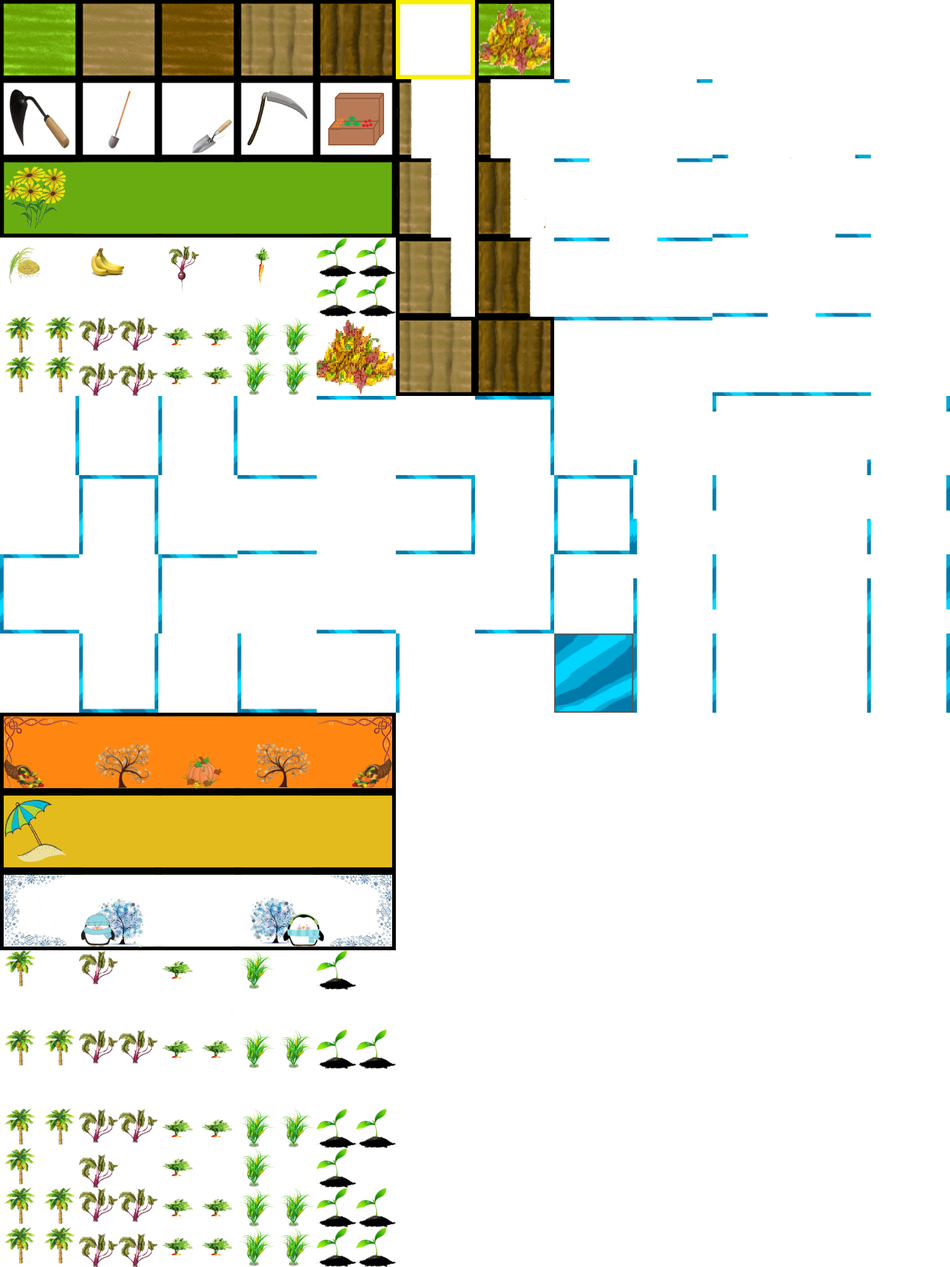
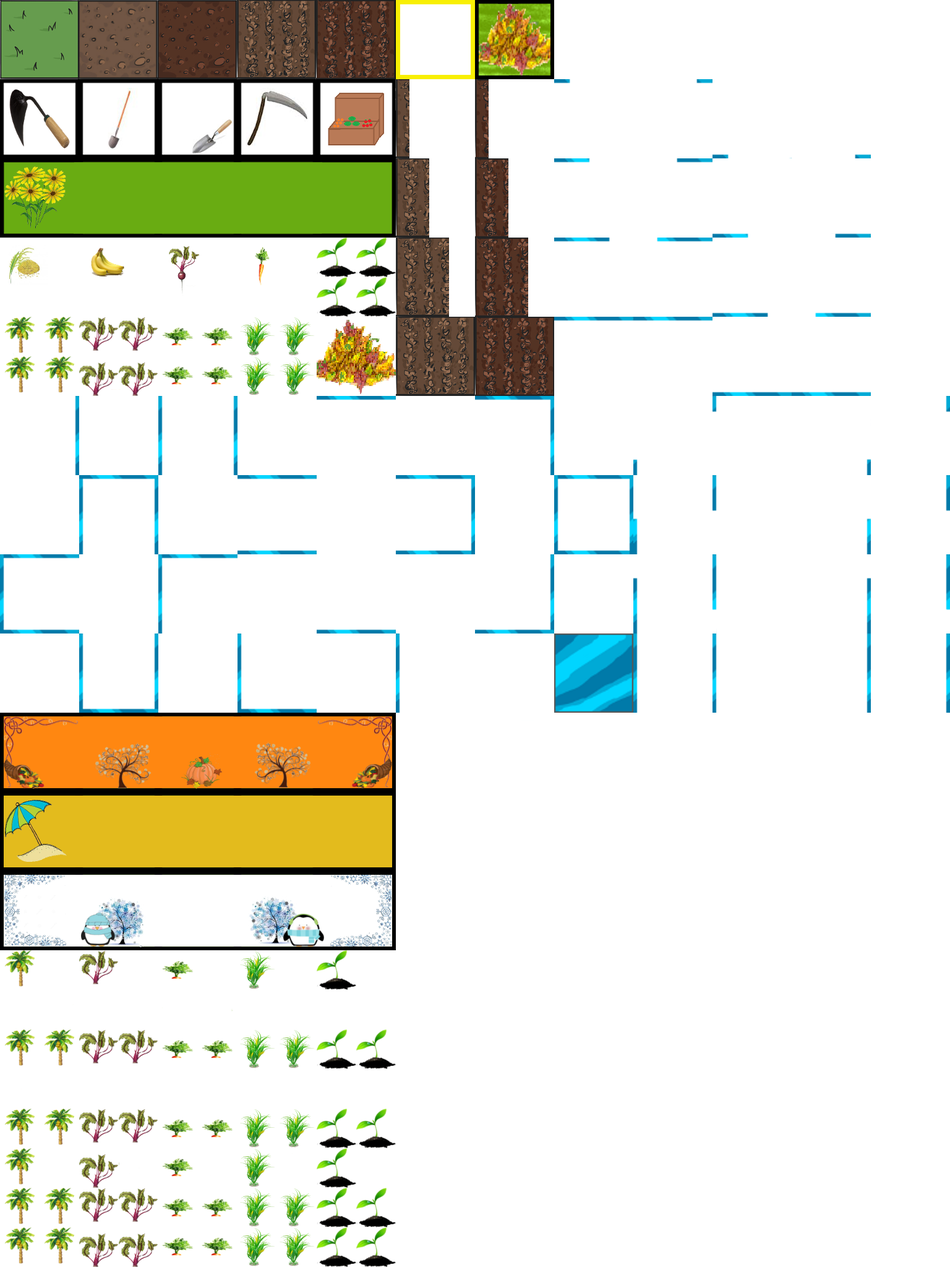
Layered file, before and after one edit (950px x 1267px). Changes by layer:
renamed "ban4.png" to "nplowedWatered128.png", painted on it over 395, 316, 555, 396
renamed "ban3.png" to "nplowedWatered128_3.png", painted on it over 395, 237, 529, 396
renamed "ban2.png" to "nplowedWatered128_2.png", painted on it over 395, 158, 509, 396
renamed "ban1.png" to "nplowedWatered128_1.png", painted on it over 395, 79, 489, 396
renamed "carrotCrop128.png" to "nPlowedUnwatered.png", painted on it over 395, 316, 476, 396
renamed "budding.png" to "nPlowedUnwatered_3.png", painted on it over 395, 237, 450, 317
renamed "beets128.png" to "nPlowedUnwatered_2.png", painted on it over 395, 158, 430, 396
renamed "banana128.png" to "nPlowedUnwatered_1.png", painted on it over 395, 79, 410, 393
painted on "tileSet128.png" over 0, 0, 555, 396
